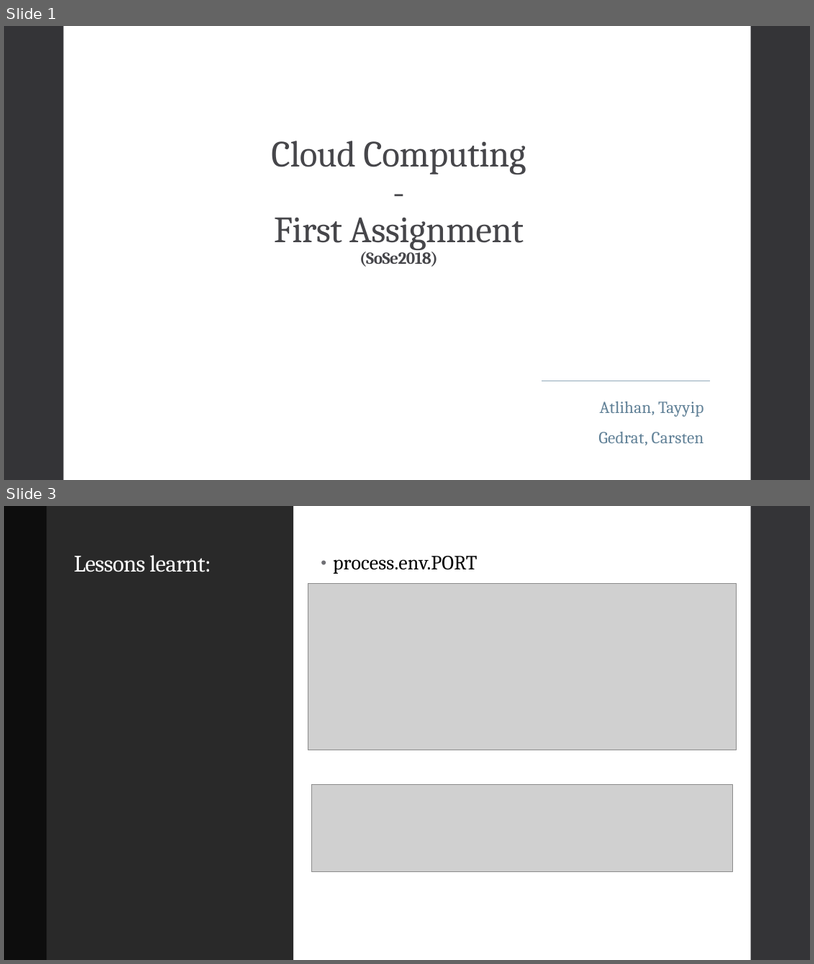
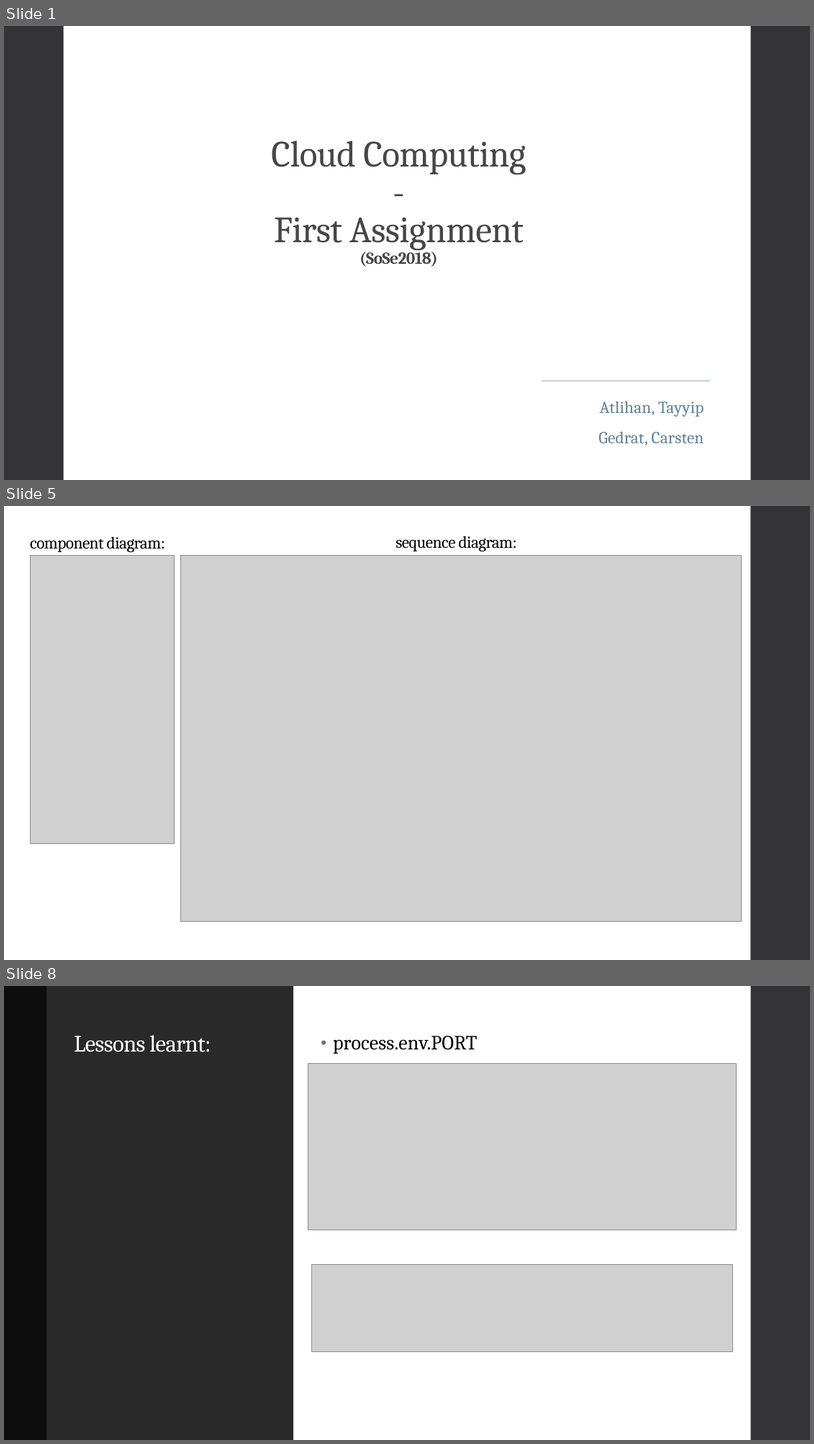
Before and after one commit to tayyip90/MoCoChat, a slide deck: Documentation/Powerpoint/PowerPoint1.pptx. Shown one above the other, each under a label of ours: slides 1 and 3 before the commit, slides 1, 5 and 8 after it; the slides between them are not shown. The pictures are 814x964 and 814x1444 pixels, drawn with LibreOffice and Linux fonts; fonts in the diff are those of the drawing; grey boxes stand for pictures. Boxes give left, top, right and bottom in pixels: in the first picture for what was removed or moved away, otherwise in the second. Text is boxed around its words. In the diff, an @@ line names an element or a change of style, - is before the commit and + after.

Commit message:
added more Documentation, Diagram(component and sequence), more slides into ppt

```diff
--- a/Documentation/Powerpoint/PowerPoint1.pptx
+++ b/Documentation/Powerpoint/PowerPoint1.pptx
@@ slide 5 added at bbox=[4, 506, 810, 960], background #FFFFFF; not listed: 1 template element that a slide beside it also shows @@
@@ title added at bbox=[30, 537, 165, 552], 20 pt, text #000000 @@
+component diagram:
@@ text added at bbox=[396, 536, 517, 551], 20 pt, text #000000 @@
+sequence diagram:
@@ picture added at bbox=[31, 556, 175, 844] @@
@@ picture added at bbox=[180, 556, 741, 921] @@
@@ what was slide 3 is now slide 8 @@
```
Also in this commit, not shown: 2 slides changed, 5 other slides added, 8 other files.
